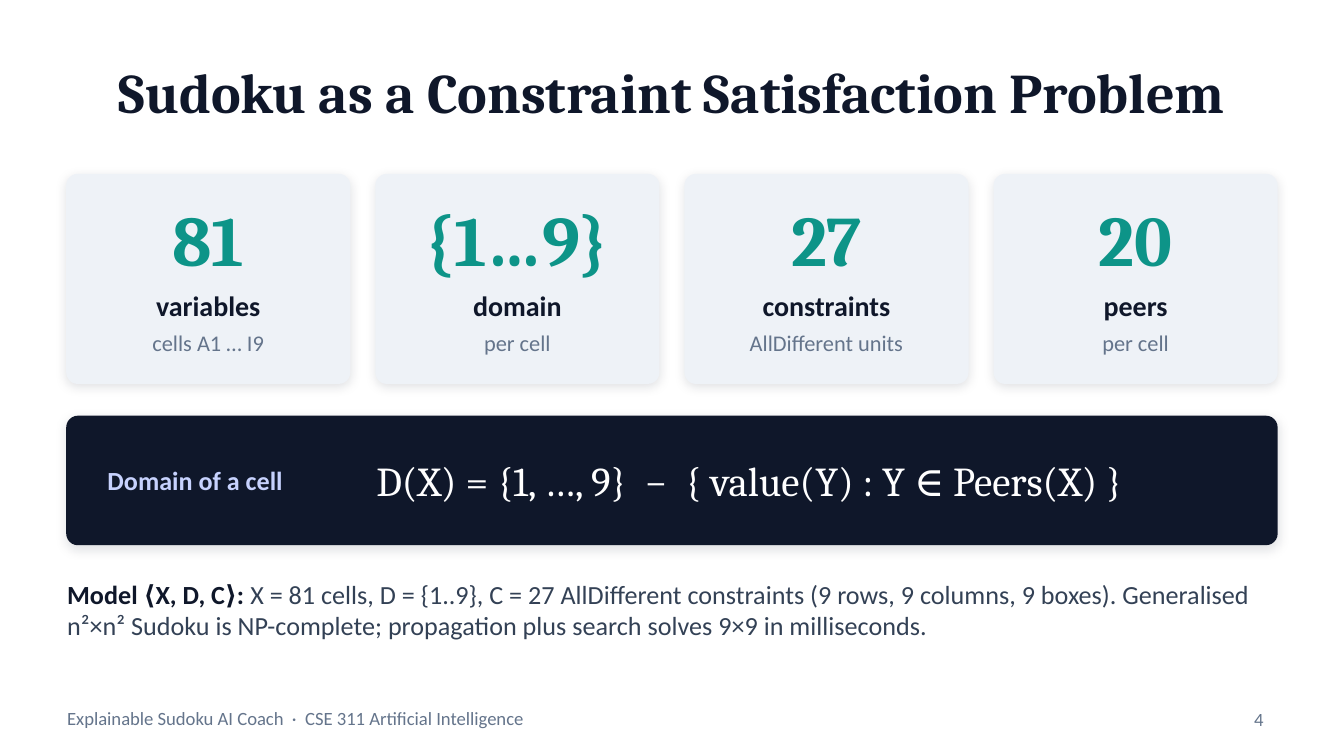
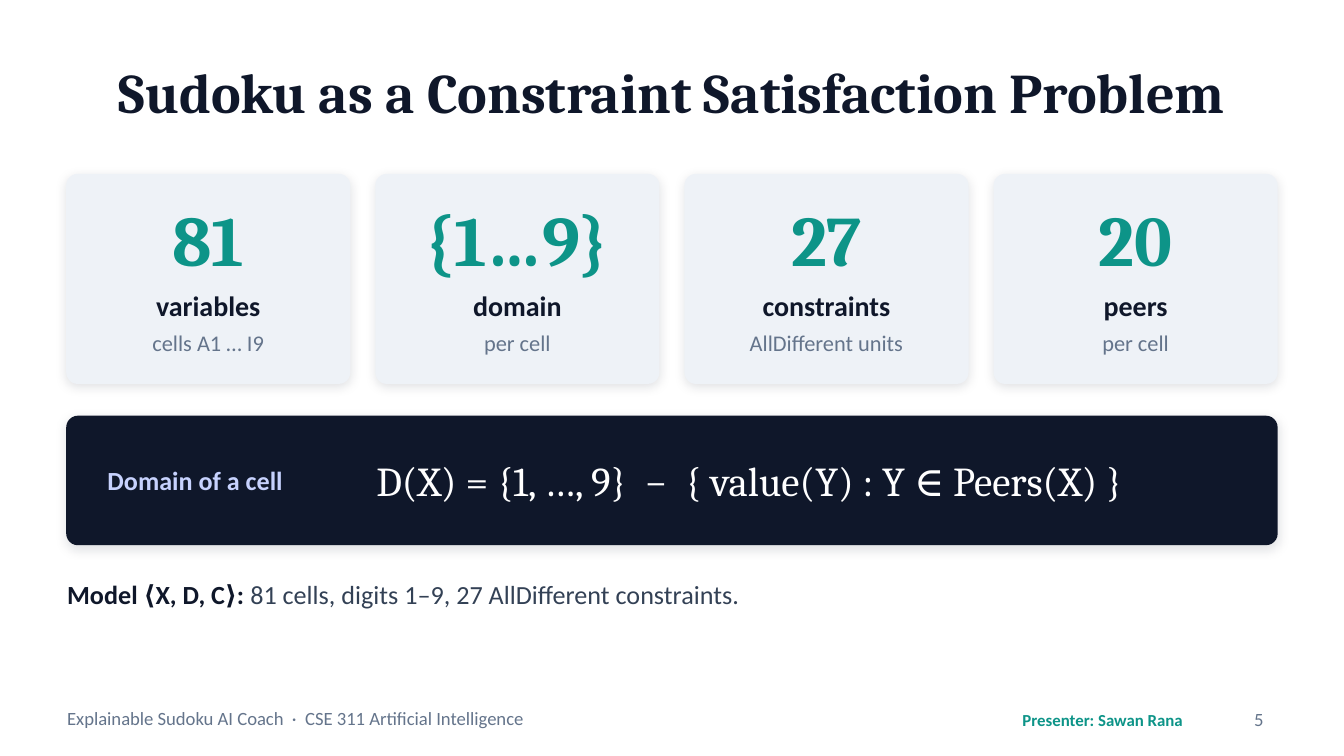
Before and after one commit to tejaes7/Sudoku-Sensei, a slide deck: slide 5 of Sudoku_AI_Coach_Presentation.pptx (slide 4 before the commit). Drawn at 1344x756 pixels with LibreOffice and Linux fonts; fonts in the diff are those of the drawing. Boxes give left, top, right and bottom in pixels: in the first picture for what was removed or moved away, otherwise in the second. Text is boxed around its words. In the diff, an @@ line names an element or a change of style, - is before the commit and + after.

```diff
--- a/Sudoku_AI_Coach_Presentation.pptx
+++ b/Sudoku_AI_Coach_Presentation.pptx
@@ text at (67,585,739,609): text changed @@
-Model ⟨X, D, C⟩: X = 81 cells, D = {1..9}, C = 27 AllDifferent constraints (9 rows, 9 columns, 9 boxes). Generalised n²×n² Sudoku is NP-complete; propagation plus search solves 9×9 in milliseconds.
+Model ⟨X, D, C⟩: 81 cells, digits 1–9, 27 AllDifferent constraints.
@@ text added at (1022,715,1183,726), 9 pt, text #0D9488, bold @@
+Presenter: Sawan Rana
@@ page number at (1254,714,1263,726): text changed @@
-4
+5
```
Also in this commit, not shown: 11 other slides changed, 3 slides added, 3 slides removed, 1 other file.
